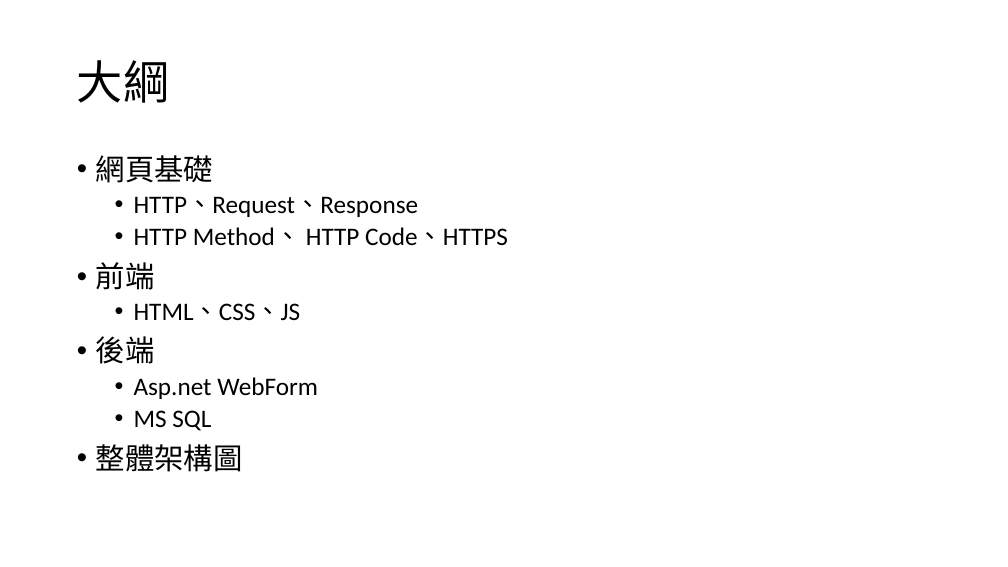
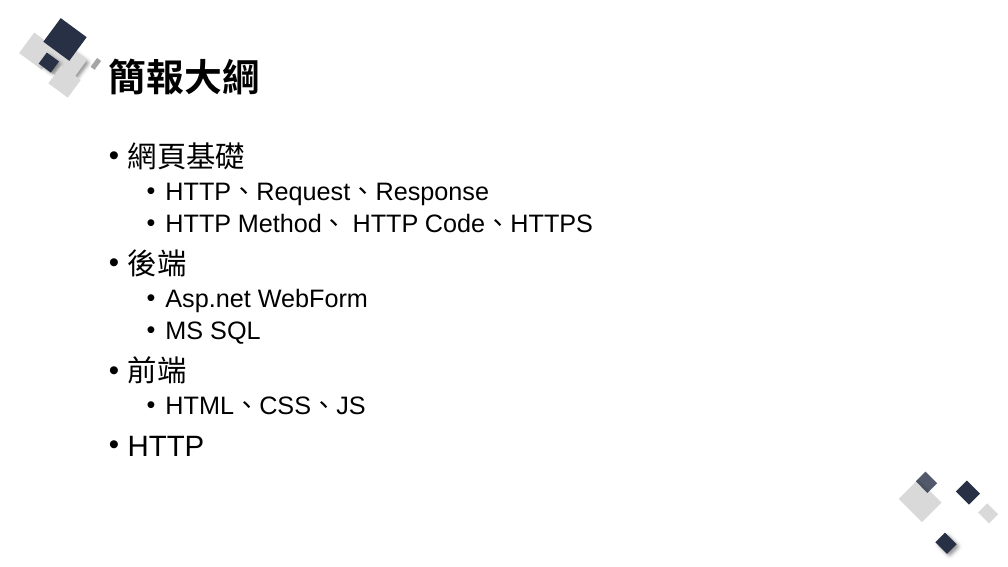
Before and after one commit to Q81JIAXIONG/-, a slide deck: slide 2 of 投影片/1.網頁基礎.pptx. Drawn at 1008x567 pixels with LibreOffice and Linux fonts; fonts in the diff are those of the drawing. Boxes give left, top, right and bottom in pixels: in the first picture for what was removed or moved away, otherwise in the second. Text is boxed around its words. In the diff, an @@ line names an element or a change of style, - is before the commit and + after.

Commit message:
準備第二周簡報教材

```diff
--- a/投影片/1.網頁基礎.pptx
+++ b/投影片/1.網頁基礎.pptx
@@ title at [109, 58, 260, 95]: text changed; size 44 to 36 pt; font Calibri to Arial; bold on @@
-大綱
+簡報大綱
@@ group added at [20, 18, 102, 97]: 8 rectangles @@
@@ text "網頁基礎": place and size @@
-text "網頁基礎" at [96, 155, 508, 472]
+text "網頁基礎" at [128, 142, 593, 456]
@@ text at [128, 142, 593, 344]: font Calibri to Arial in "網頁基礎", "HTTP、Request、Response", "HTTP Method、 HTTP Code、HTTPS", "後端" and 2 more places @@
@@ text at [96, 262, 301, 320]: paragraphs removed @@
-• 前端
-  • HTML、CSS、JS
@@ text at [128, 356, 365, 456]: text changed; size 28 to 24 pt; font Calibri to Arial @@
-• 整體架構圖
+• 前端
+  • HTML、CSS、JS
+• HTTP
@@ group added at [899, 472, 999, 554]: 5 rectangles @@
```
Also in this commit, not shown: 11 other slides changed, 15 slides added, 8 slides removed, 16 other files.
